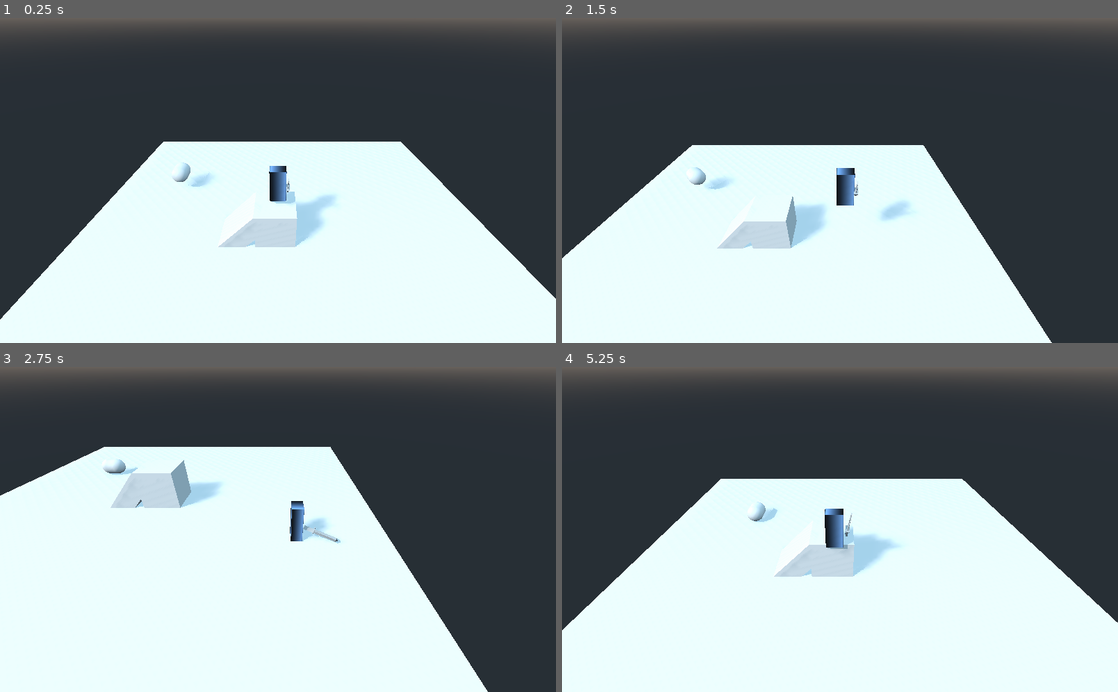
Above: before the commit, frames 1-4 (two rows, left to right).
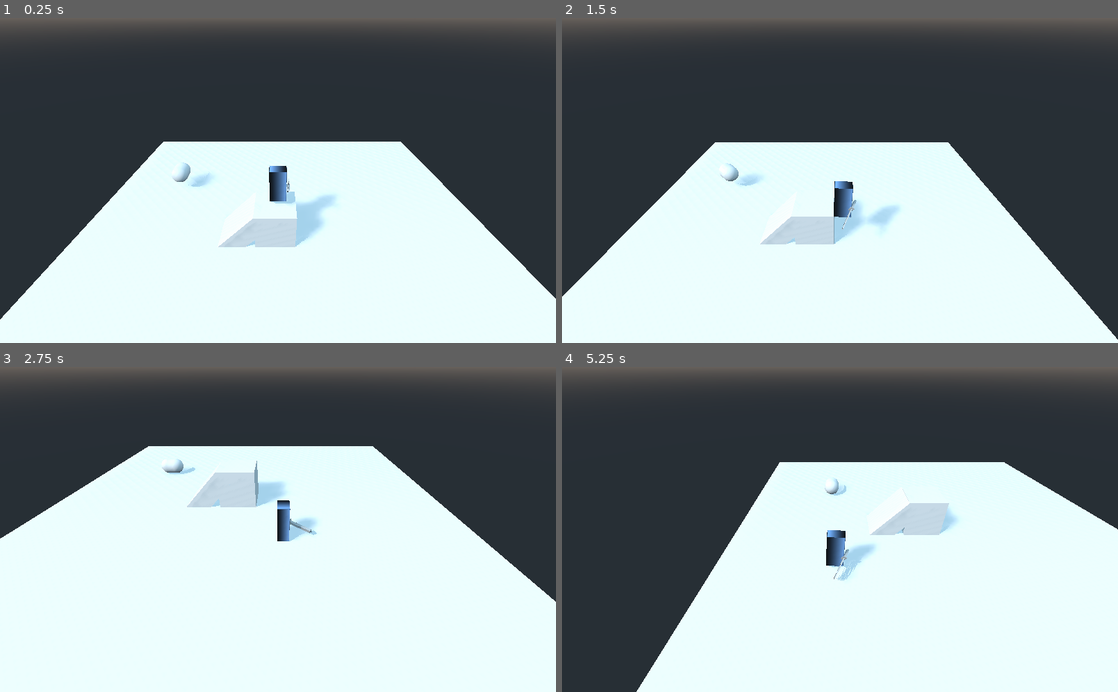
Above: after the commit, the same moments.

Repository: MXsora/Valeria-game
Game: Godot game, scene res://Scenes/Test.tscn
Two runs of this game, one before a commit and one after it. Both use one fixed random seed, a clock stepped at 60 frames per second and the inputs below.
Inputs:
- Up to frame 1 (0.25 s): no input
- Up to frame 2 (1.5 s): hold Right (ig_move_right) 0.53-1.28 s; tap Ctrl (ig_attack) at 0.6, 1.35 s; tap Space (ig_jump) at 0.77 s; hold Down (ig_move_down) from 1.28 s (still down)
- Up to frame 3 (2.75 s): tap Space (ig_jump) at 1.52 s; release Down (ig_move_down) at 2.03 s; hold Right (ig_move_right) from 2.03 s (still down); tap Ctrl (ig_attack) at 2.1 s
- Up to frame 4 (5.25 s): release Right (ig_move_right) at 2.78 s; hold Up (ig_move_up) 2.78-3.53 s; tap Ctrl (ig_attack) every 0.75 s from 2.85 to 5.1 s; tap Space (ig_jump) at 3.02, 3.77, 4.52 s; hold Left (ig_move_left) 3.53-5.03 s; hold Down (ig_move_down) from 5.03 s (still down)

The runs differ from the first frame. In frame 1, less than 0.1% of the frame differs, in the area x 48-53%, y 45-58%; in frame 2, 11%; in frame 3, 18%; in frame 4, 20%, in the area x 0-100%, y 29-100%.

Commit message:
Player state tracking and combo system work

Diff:
--- a/Scenes/InGame/Player.tscn
+++ b/Scenes/InGame/Player.tscn
@@ -52,12 +52,13 @@
 "times": PoolRealArray( 0 ),
 "transitions": PoolRealArray( 1 ),
 "update": 1,
-"values": [ false ]
+"values": [ true ]
 }
 
 [sub_resource type="Animation" id=10]
 resource_name = "attack_Test1"
-length = 0.8
+length = 0.6
+step = 0.02
 tracks/0/type = "value"
 tracks/0/path = NodePath("WeaponHolder:translation")
 tracks/0/interp = 1
@@ -65,10 +66,10 @@
 tracks/0/imported = false
 tracks/0/enabled = true
 tracks/0/keys = {
-"times": PoolRealArray( 0, 0.2, 0.6, 0.8 ),
-"transitions": PoolRealArray( 2.37841, 0.435275, 1.93187, 1 ),
-"update": 0,
-"values": [ Vector3( 0.44722, 0.769016, 0.0721291 ), Vector3( 0.660832, 0.881931, -0.143301 ), Vector3( -0.160418, 0.684338, 0.546187 ), Vector3( 0.44722, 0.769016, 0.0721291 ) ]
+"times": PoolRealArray( 0, 0.2, 0.46, 0.6 ),
+"transitions": PoolRealArray( 2.37841, 0.435275, 1, 1.93187 ),
+"update": 0,
+"values": [ Vector3( 0.44722, 0.769016, 0.0721291 ), Vector3( 0.660832, 0.881931, -0.143301 ), Vector3( -0.126432, 0.692515, 0.517653 ), Vector3( -0.160418, 0.684338, 0.546187 ) ]
 }
 tracks/1/type = "value"
 tracks/1/path = NodePath("WeaponHolder:rotation_degrees")
@@ -77,10 +78,10 @@
 tracks/1/imported = false
 tracks/1/enabled = true
 tracks/1/keys = {
-"times": PoolRealArray( 0, 0.2, 0.6, 0.8 ),
-"transitions": PoolRealArray( 2.37841, 0.435275, 1.93187, 1 ),
-"update": 0,
-"values": [ Vector3( 36, 0, 0 ), Vector3( -1.32203, 5.58161, -16.0354 ), Vector3( 52.5238, -131.645, -113.234 ), Vector3( 36, 0, 0 ) ]
+"times": PoolRealArray( 0, 0.2, 0.46, 0.6 ),
+"transitions": PoolRealArray( 2.37841, 0.435275, 1, 1.93187 ),
+"update": 0,
+"values": [ Vector3( 36, 0, 0 ), Vector3( -1.32203, 5.58161, -16.0354 ), Vector3( 50.2955, -125.966, -109.212 ), Vector3( 52.5238, -131.645, -113.234 ) ]
 }
 tracks/2/type = "value"
 tracks/2/path = NodePath("WeaponHolder:scale")
@@ -89,10 +90,10 @@
 tracks/2/imported = false
 tracks/2/enabled = true
 tracks/2/keys = {
-"times": PoolRealArray( 0, 0.2, 0.6, 0.8 ),
-"transitions": PoolRealArray( 2.37841, 0.435275, 1.93187, 1 ),
-"update": 0,
-"values": [ Vector3( 1, 1, 1 ), Vector3( 1, 1, 1 ), Vector3( 1, 1, 1 ), Vector3( 1, 1, 1 ) ]
+"times": PoolRealArray( 0, 0.2, 0.6 ),
+"transitions": PoolRealArray( 2.37841, 0.435275, 1.93187 ),
+"update": 0,
+"values": [ Vector3( 1, 1, 1 ), Vector3( 1, 1, 1 ), Vector3( 1, 1, 1 ) ]
 }
 tracks/3/type = "value"
 tracks/3/path = NodePath("WeaponHolder/HitBox/CollisionShape:disabled")
@@ -101,10 +102,10 @@
 tracks/3/imported = false
 tracks/3/enabled = true
 tracks/3/keys = {
-"times": PoolRealArray( 0.1, 0.2, 0.6, 0.7 ),
-"transitions": PoolRealArray( 1, 1, 1, 1 ),
+"times": PoolRealArray( 0.1, 0.2, 0.6 ),
+"transitions": PoolRealArray( 1, 1, 1 ),
 "update": 1,
-"values": [ false, true, true, false ]
+"values": [ true, false, false ]
 }
 
 [sub_resource type="Animation" id=12]
@@ -156,12 +157,12 @@
 "times": PoolRealArray( 0, 0.6, 0.7 ),
 "transitions": PoolRealArray( 1, 1, 1 ),
 "update": 1,
-"values": [ true, true, false ]
+"values": [ false, false, true ]
 }
 
 [sub_resource type="Animation" id=13]
 resource_name = "attack_Test3"
-length = 0.8
+length = 0.7
 tracks/0/type = "value"
 tracks/0/path = NodePath("WeaponHolder:translation")
 tracks/0/interp = 1
@@ -208,7 +209,103 @@
 "times": PoolRealArray( 0, 0.5, 0.7 ),
 "transitions": PoolRealArray( 1, 1, 1 ),
 "update": 1,
-"values": [ true, true, false ]
+"values": [ false, false, true ]
+}
+
+[sub_resource type="Animation" id=15]
+resource_name = "Idle"
+loop = true
+tracks/0/type = "value"
+tracks/0/path = NodePath("Graphics/model:scale")
+tracks/0/interp = 1
+tracks/0/loop_wrap = true
+tracks/0/imported = false
+tracks/0/enabled = true
+tracks/0/keys = {
+"times": PoolRealArray( 0, 0.5, 1 ),
+"transitions": PoolRealArray( 1, 1, 1 ),
+"update": 0,
+"values": [ Vector3( 1, 1, 1 ), Vector3( 1.054, 1, 1.025 ), Vector3( 1, 1, 1 ) ]
+}
+
+[sub_resource type="Animation" id=16]
+resource_name = "Moving"
+length = 0.8
+loop = true
+tracks/0/type = "value"
+tracks/0/path = NodePath("Graphics/model:translation")
+tracks/0/interp = 1
+tracks/0/loop_wrap = true
+tracks/0/imported = false
+tracks/0/enabled = true
+tracks/0/keys = {
+"times": PoolRealArray( 0, 0.2, 0.4, 0.6, 0.8 ),
+"transitions": PoolRealArray( 1, 1, 1, 1, 1 ),
+"update": 0,
+"values": [ Vector3( 0, 1, 0 ), Vector3( 0.0328566, 1.04768, 0 ), Vector3( 0, 1, 0 ), Vector3( -0.00504491, 1.03458, 0 ), Vector3( 0, 1, 0 ) ]
+}
+tracks/1/type = "value"
+tracks/1/path = NodePath("Graphics/model:rotation_degrees")
+tracks/1/interp = 1
+tracks/1/loop_wrap = true
+tracks/1/imported = false
+tracks/1/enabled = true
+tracks/1/keys = {
+"times": PoolRealArray( 0, 0.2, 0.4, 0.6, 0.8 ),
+"transitions": PoolRealArray( 1, 1, 1, 1, 1 ),
+"update": 0,
+"values": [ Vector3( 0, 0, 0 ), Vector3( 0, 0, -3.456 ), Vector3( 0, 0, 0 ), Vector3( 0, 0, 1.747 ), Vector3( 0, 0, 0 ) ]
+}
+tracks/2/type = "value"
+tracks/2/path = NodePath("WeaponHolder:translation")
+tracks/2/interp = 1
+tracks/2/loop_wrap = true
+tracks/2/imported = false
+tracks/2/enabled = true
+tracks/2/keys = {
+"times": PoolRealArray( 0, 0.2, 0.4, 0.6, 0.8 ),
+"transitions": PoolRealArray( 1, 1, 1, 1, 1 ),
+"update": 0,
+"values": [ Vector3( 0.44722, 0.769016, 0.0721291 ), Vector3( 0.503458, 0.839258, 0.123163 ), Vector3( 0.44722, 0.769016, 0.0721291 ), Vector3( 0.435854, 0.846949, 0.128751 ), Vector3( 0.44722, 0.769016, 0.0721291 ) ]
+}
+
+[sub_resource type="Animation" id=17]
+length = 0.001
+tracks/0/type = "value"
+tracks/0/path = NodePath("Graphics/model:scale")
+tracks/0/interp = 1
+tracks/0/loop_wrap = true
+tracks/0/imported = false
+tracks/0/enabled = true
+tracks/0/keys = {
+"times": PoolRealArray( 0 ),
+"transitions": PoolRealArray( 1 ),
+"update": 0,
+"values": [ Vector3( 1, 1, 1 ) ]
+}
+tracks/1/type = "value"
+tracks/1/path = NodePath("Graphics/model:translation")
+tracks/1/interp = 1
+tracks/1/loop_wrap = true
+tracks/1/imported = false
+tracks/1/enabled = true
+tracks/1/keys = {
+"times": PoolRealArray( 0 ),
+"transitions": PoolRealArray( 1 ),
+"update": 0,
+"values": [ Vector3( 0, 1, 0 ) ]
+}
+tracks/2/type = "value"
+tracks/2/path = NodePath("Graphics/model:rotation_degrees")
+tracks/2/interp = 1
+tracks/2/loop_wrap = true
+tracks/2/imported = false
+tracks/2/enabled = true
+tracks/2/keys = {
+"times": PoolRealArray( 0 ),
+"transitions": PoolRealArray( 1 ),
+"update": 0,
+"values": [ Vector3( 0, 0, 0 ) ]
 }
 
 [sub_resource type="CubeMesh" id=7]
@@ -241,13 +338,19 @@
 
 [node name="Graphics" type="Spatial" parent="."]
 
-[node name="AnimationPlayer" type="AnimationPlayer" parent="Graphics"]
+[node name="AttackAnimationPlayer" type="AnimationPlayer" parent="Graphics"]
 root_node = NodePath("../..")
 anims/RESET = SubResource( 9 )
 anims/attack_Test1 = SubResource( 10 )
 anims/attack_Test2 = SubResource( 12 )
 anims/attack_Test3 = SubResource( 13 )
 
+[node name="MovementAnimationPlayer" type="AnimationPlayer" parent="Graphics"]
+root_node = NodePath("../..")
+anims/Idle = SubResource( 15 )
+anims/Moving = SubResource( 16 )
+anims/RESET = SubResource( 17 )
+
 [node name="model" type="MeshInstance" parent="Graphics"]
 transform = Transform( 1, 0, 0, 0, 1, 0, 0, 0, 1, 0, 1, 0 )
 mesh = SubResource( 7 )
@@ -277,6 +380,7 @@
 [node name="CollisionShape" type="CollisionShape" parent="WeaponHolder/HitBox"]
 transform = Transform( 1, -4.65661e-09, 0, -3.72529e-09, 0, -1, 2.49129e-08, 1, -3.72529e-09, -0.00455928, 0.818197, -0.0117473 )
 shape = SubResource( 11 )
+disabled = true
 
 [node name="HurtBox" type="Area" parent="."]
 
@@ -284,5 +388,8 @@
 transform = Transform( 1, 0, 0, 0, 1, 0, 0, 0, 1, 0, 1.00753, 0 )
 shape = SubResource( 14 )
 
+[node name="Timer" type="Timer" parent="."]
+one_shot = true
+
 [connection signal="area_entered" from="WeaponHolder/HitBox" to="." method="_on_HitBox_area_entered"]
 [connection signal="area_entered" from="HurtBox" to="." method="_on_HurtBox_area_entered"]
--- a/Scripts/EnemyBase.gd
+++ b/Scripts/EnemyBase.gd
@@ -1,6 +1,6 @@
 extends KinematicBody
 
-var maxHealth: int = 5
+var maxHealth: int = 3
 var currentHealth = maxHealth
 
 var moveSpeed: float = 2.0
--- a/Scripts/Player.gd
+++ b/Scripts/Player.gd
@@ -8,7 +8,7 @@
 var gold : int = 0
 
 var attackSpeed : float = 1
-var lastAttackTime : int = 0
+var comboNumber : int = 0
 
 var moveSpeed : float = 5.0
 
@@ -26,9 +26,10 @@
 var isJumping: bool = false
 
 enum jumpStates {READY, JUMPING, FALLING}
-enum attackStates {READY, ATTACK1, ATTACK2, ATTACK3, SPECIAL, DODGING}
+enum actionStates {READY, ATTACK, SPECIAL, DODGE}
 enum weapons {SwordAndBoard, GreatSword, Daggers, Scythe, Caestus, SwordWhip, BallAndChain, PunchClaws, BasicLongSword}
 var currentJumpState
+var isMoving: bool = false
 var currentAttackState
 var currentWeapon
 var attackCount: int = 0
@@ -44,29 +45,49 @@
 
 onready var cameraOrbit = get_node("CameraOrbit")
 onready var model = get_node("Graphics/model")
-onready var animPlayer = get_node("Graphics/AnimationPlayer")
+onready var attackAnimPlayer = get_node("Graphics/AttackAnimationPlayer")
+onready var movementAnimPlayer = get_node("Graphics/MovementAnimationPlayer")
 onready var userInterface = find_node("Player_UI")
 onready var hitBox = get_node("WeaponHolder/HitBox")
+onready var comboWaitTimer = get_node("Timer")
 
 func _ready():
 	cameraOrbit.set_as_toplevel(true)
 	currentJumpState = jumpStates.READY
-	currentAttackState = attackStates.READY
+	isMoving = false
 	currentWeapon = weapons.BasicLongSword
+	comboWaitTimer.one_shot = true
 
 func _physics_process(delta):
 	cameraFollow()
-	getStickInput()
-	direction = direction.rotated(Vector3.UP, cameraOrbit.rotation.y)
+
+	#removes stick control while performing an action
+	if(currentAttackState == actionStates.READY):
+		getStickInput()
+		direction = direction.rotated(Vector3.UP, cameraOrbit.rotation.y)
+
+	#apply gravity
 	direction.y += getGravity() * delta
 
+
+	#process inputs
 	if(Input.is_action_just_pressed("ig_jump") and currentJumpState == jumpStates.READY):
 		jump()
 
-	if(Input.is_action_just_pressed("ig_attack") and currentAttackState == attackStates.READY):
+	if(Input.is_action_just_pressed("ig_attack") and is_on_floor()):
 		basicAttackString()
 
-	#readies the player to the ready state after landing from a jump
+	if(Input.is_action_just_pressed("ig_heavy_attack") and is_on_floor()):
+		pass
+
+	if(Input.is_action_just_pressed("ig_special_attack") and is_on_floor()):
+		pass
+
+	if(Input.is_action_just_pressed("ig_dodge") and is_on_floor()):
+		pass
+
+
+	#changes the player to the READY state after landing from a jump
 	if(is_on_floor() and currentJumpState == jumpStates.FALLING):
 		currentJumpState = jumpStates.READY
 		snapVector = Vector3.DOWN
@@ -75,12 +96,39 @@
 	if(getGravity() == fallGravity and currentJumpState != jumpStates.FALLING):
 		currentJumpState = jumpStates.FALLING
 
+
+
+
+	#rotate the model so its looking in the direction of movement and set whether the player is moving based on stick input
+	if(horizontal or vertical != 0):
+		rotation.y = lerp_angle( rotation.y, atan2( direction.x, direction.z ), 1 )
+		isMoving = true
+	else:
+		isMoving = false
+
+
+
+	#check whether an attack is happening or not, if so, stop the moveming/idle animations, and reset attack state if not
+	if(attackAnimPlayer.is_playing() and movementAnimPlayer.is_playing()):
+		movementAnimPlayer.stop(true)
+	elif(!attackAnimPlayer.is_playing() and currentAttackState != actionStates.READY):
+		attackAnimPlayer.play("RESET")
+		attackAnimPlayer.stop()
+		currentAttackState = actionStates.READY
+		comboNumber = 0
+
+
+
+	#start playing the appropriate movement animation
+	if(isMoving and currentAttackState == actionStates.READY and movementAnimPlayer.current_animation != "Moving"):
+		movementAnimPlayer.play("Moving")
+	if(!isMoving and currentAttackState == actionStates.READY and movementAnimPlayer.current_animation != "Idle"):
+		movementAnimPlayer.play("Idle")
+
+
 	#move the player
 	direction = move_and_slide_with_snap(direction, snapVector, Vector3.UP, true)
 
-	#rotate the model so its looking in the direction of movement
-	if(horizontal or vertical != 0):
-		rotation.y = lerp_angle( rotation.y, atan2( direction.x, direction.z ), 1 )
 
 func getGravity():
 	return jumpGravity if direction.y < 0.0 else fallGravity
@@ -101,29 +149,45 @@
 	cameraOrbit.translation = lerp(cameraOrbit.translation, translation, .1)
 
 func basicAttackString():
+	if (!comboWaitTimer.is_stopped()):
+		return
 	enemyList.clear()
-	currentAttackState += 1
-	match currentWeapon:
-		weapons.SwordAndBoard:
-			pass
-		weapons.GreatSword:
-			pass
-		weapons.Daggers:
-			pass
-		weapons.Scythe:
-			pass
-		weapons.Caestus:
-			pass
-		weapons.SwordWhip:
-			pass
-		weapons.BallAndChain:
-			pass
-		weapons.PunchClaws:
-			pass
-		weapons.BasicLongSword:
-			direction = transform.basis.z
-			animPlayer.play("attack_Test1")
-	currentAttackState = attackStates.READY
+	currentAttackState = actionStates.ATTACK
+	match currentWeapon:
+		weapons.SwordAndBoard:
+			pass
+		weapons.GreatSword:
+			pass
+		weapons.Daggers:
+			pass
+		weapons.Scythe:
+			pass
+		weapons.Caestus:
+			pass
+		weapons.SwordWhip:
+			pass
+		weapons.BallAndChain:
+			pass
+		weapons.PunchClaws:
+			pass
+		weapons.BasicLongSword:
+			match comboNumber:
+				0:
+					direction = transform.basis.z * 1
+					attackAnimPlayer.play("attack_Test1")
+					comboWaitTimer.start(0.45)
+					comboNumber += 1
+				1:
+					direction = transform.basis.z * 1
+					attackAnimPlayer.play("attack_Test2")
+					comboWaitTimer.start(0.45)
+					comboNumber += 1
+				2:
+					direction = transform.basis.z * 4
+					attackAnimPlayer.play("attack_Test3")
+					comboWaitTimer.start(0.45)
+					comboNumber += 1
+
 
 func heavyAttack():
 	match currentWeapon:
@@ -188,12 +252,13 @@
 			pass
 		weapons.BasicLongSword:
 			damage = 2
+
 
 func GetHit(enemyDamage):
 	curHP -= enemyDamage
 	userInterface.UpdateHealth()
 
-#checks if the enemy that has just been hit has already been hit by this attack
+#checks if the enemy that has just been hit has alIDLE been hit by this attack
 func CheckEnemy(enemy):
 	if(!enemyList.has(enemy)):
 		enemyList.append(enemy)
Not shown: 1 places in Scenes/InGame/Player.tscn that only renumber resources
